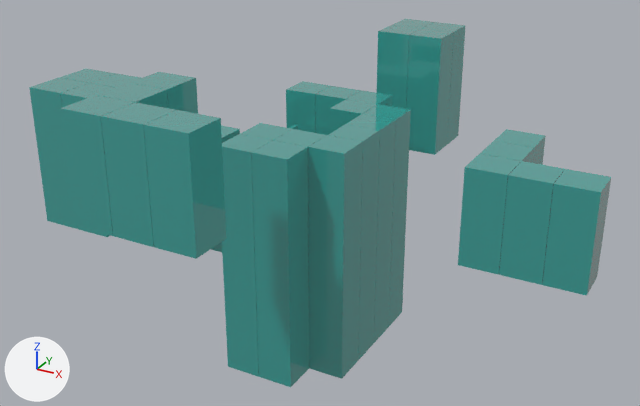
Two versions of the glTF model cubeMove.glb, one commit apart.
Before and after are seen from a camera (50 mm lens) standing at (28.7, -46.0, 16.9) and looking at (5.6, -4.0, -4.1). Lighting does not change. The marker at lower left points along +X, +Y and +Z. Where no turn or scale is listed for an object, it has been applied to the vertices.
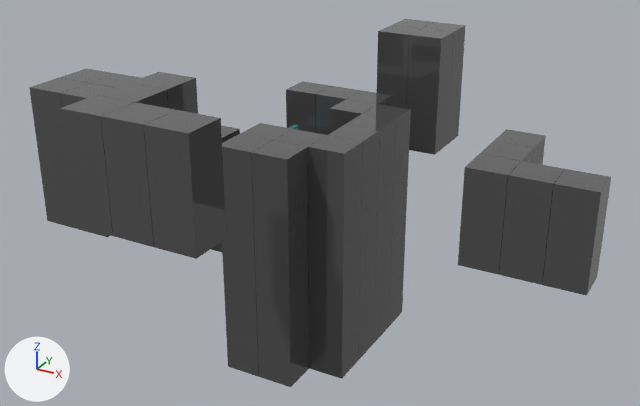
Scene script edits in JSON lines:
```json
{"block": "me_plane_034", "where": "me_plane_034.from_pydata(...)  # 96 vertices, 144 faces; spans x 91.88..100.95, y 19.29..32.79, z 0.14..1.63"}
{"op": "remove", "block": "me_plane_034", "code": "me_plane_034.materials.append(mat_material_001)  # cyan #06a098"}
{"op": "add", "block": "me_plane_034", "code": "me_plane_034.materials.append(mat_material_004)  # dark grey #595758"}
{"block": "me_plane_035", "where": "me_plane_035.from_pydata(...)  # 40 vertices, 60 faces; spans x 98.7..105.49, y 23.79..30.53, z 0.14..0.71"}
{"op": "remove", "block": "me_plane_035", "code": "me_plane_035.materials.append(mat_material_001)  # cyan #06a098"}
{"op": "add", "block": "me_plane_035", "code": "me_plane_035.materials.append(mat_material_004)  # dark grey #595758"}
{"block": "me_plane_036", "where": "me_plane_036.from_pydata(...)  # 40 vertices, 60 faces; spans x 98.7..105.49, y 23.79..30.53, z 0.14..0.71"}
{"op": "remove", "block": "me_plane_036", "code": "me_plane_036.materials.append(mat_material_001)  # cyan #06a098"}
{"op": "add", "block": "me_plane_036", "code": "me_plane_036.materials.append(mat_material_004)  # dark grey #595758"}
{"block": "me_plane_042", "where": "me_plane_042.from_pydata(...)  # 32 vertices, 48 faces; spans x 107.79..112.31, y 26.05..30.53, z 0.14..0.96"}
{"op": "remove", "block": "me_plane_042", "code": "me_plane_042.materials.append(mat_material_001)  # cyan #06a098"}
{"op": "add", "block": "me_plane_042", "code": "me_plane_042.materials.append(mat_material_004)  # dark grey #595758"}
{"block": "me_plane_043", "where": "me_plane_043.from_pydata(...)  # 32 vertices, 48 faces; spans x 107.79..112.31, y 26.05..30.53, z 0.14..0.96"}
{"op": "remove", "block": "me_plane_043", "code": "me_plane_043.materials.append(mat_material_001)  # cyan #06a098"}
{"op": "add", "block": "me_plane_043", "code": "me_plane_043.materials.append(mat_material_004)  # dark grey #595758"}
```

What differs and where, as boxes (x1, y1, x2, y2) in the pictures (640 x 406 px):
```json
{"object": "Plane.033", "change": "recoloured", "before": [222, 81, 411, 387], "after": [222, 81, 411, 387], "on screen": "cyan to grey"}
{"object": "Plane.035", "change": "recoloured", "before": [60, 72, 226, 259], "after": [60, 72, 226, 259]}
{"object": "Plane.034", "change": "recoloured", "before": [458, 129, 611, 296], "after": [458, 129, 611, 296]}
{"object": "Plane.042", "change": "recoloured", "before": [377, 19, 466, 155], "after": [377, 19, 466, 155], "on screen": "cyan to grey"}
{"object": "Plane.041", "change": "recoloured", "before": [29, 68, 141, 237], "after": [29, 68, 141, 237], "on screen": "cyan to grey"}
```
